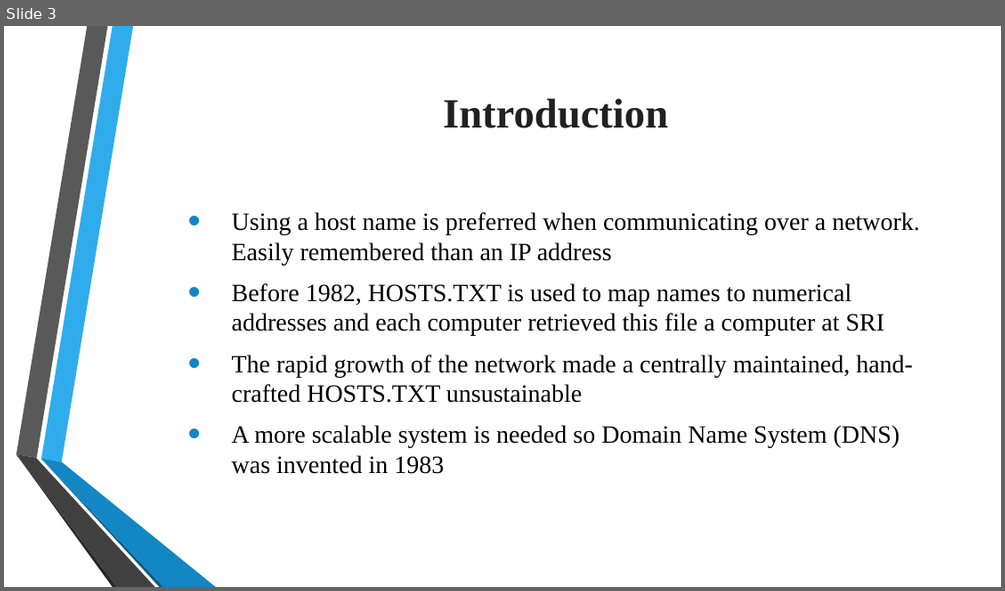
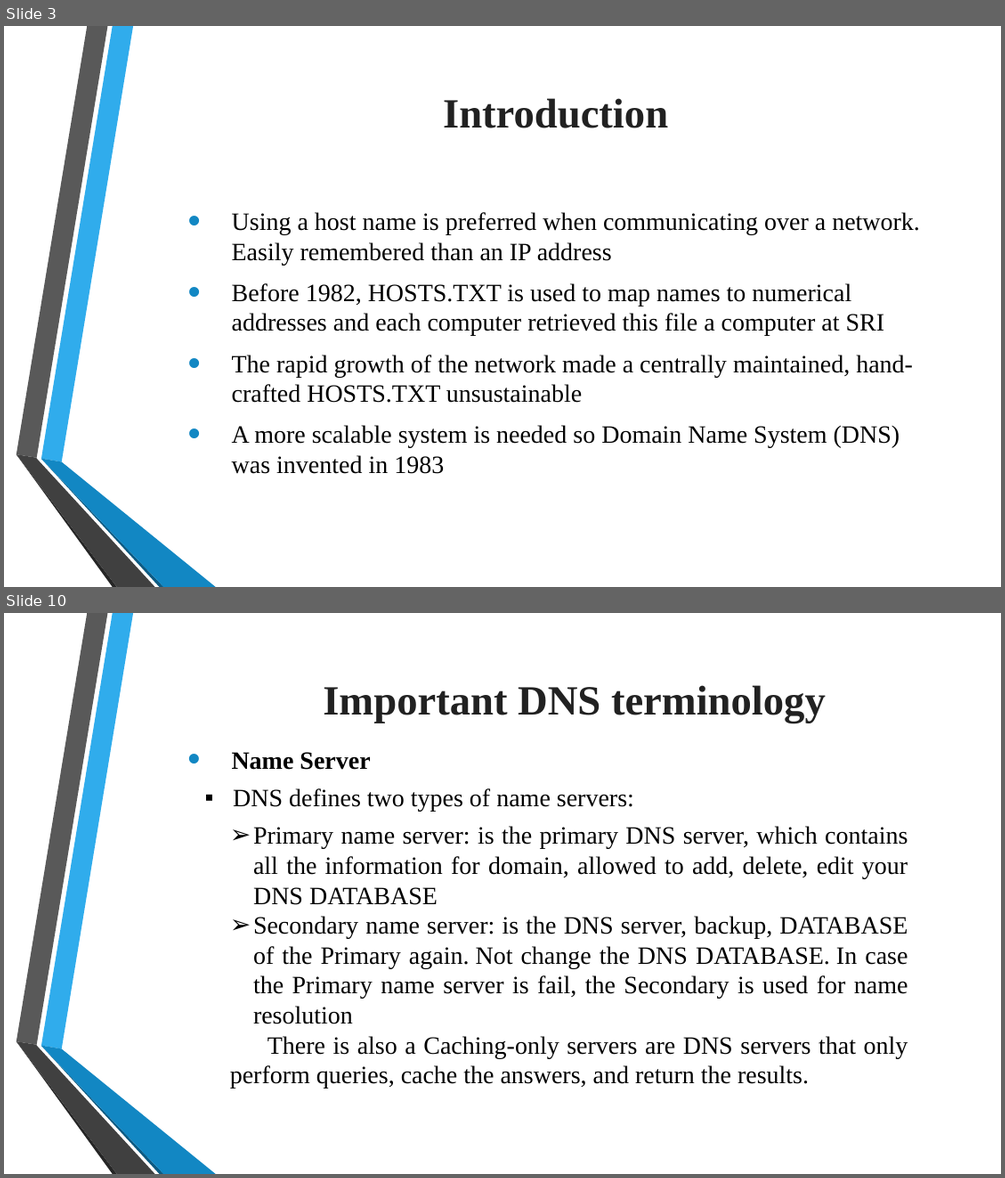
Before and after one commit to tiendatdk3493/Tai_Lieu, a slide deck: Domain Name System (DNS).pptx. Shown one above the other, each under a label of ours: slide 3 before the commit, slides 3 and 10 after it; the slides between them are not shown. The pictures are 1005x591 and 1005x1178 pixels, drawn with LibreOffice and Linux fonts; fonts in the diff are those of the drawing; background and template pictures are left out. Boxes give left, top, right and bottom in pixels: in the first picture for what was removed or moved away, otherwise in the second. Text is boxed around its words. In the diff, an @@ line names an element or a change of style, - is before the commit and + after.

```diff
--- a/Domain Name System (DNS).pptx
+++ b/Domain Name System (DNS).pptx
@@ slide 10 added at bbox=[4, 613, 1001, 1174], background picture (left out); not listed: 6 template elements that a slide beside it also shows @@
@@ text added at bbox=[323, 685, 825, 723], 40 pt, text #212121, bold @@
+  Important DNS terminology
@@ text added at bbox=[232, 752, 370, 770], 24 pt, text #000000, bold @@
+  • Name Server
@@ text added at bbox=[233, 788, 634, 811], 24 pt, text #000000 @@
+  ▪ DNS defines two types of name servers:
@@ text added at bbox=[230, 826, 908, 1088], 24 pt, text #000000 @@
+  ➢ Primary name server: is the primary DNS server, which contains all the information for domain, allowed to add, delete, edit your DNS DATABASE
+  ➢ Secondary name server: is the DNS server, backup, DATABASE of the Primary again. Not change the DNS DATABASE. In case the Primary name server is fail, the Secondary is used for name resolution
+  There is also a Caching-only servers are DNS servers that only perform queries, cache the answers, and return the results.
```
Also in this commit, not shown: 2 slides changed, 15 other slides added.
